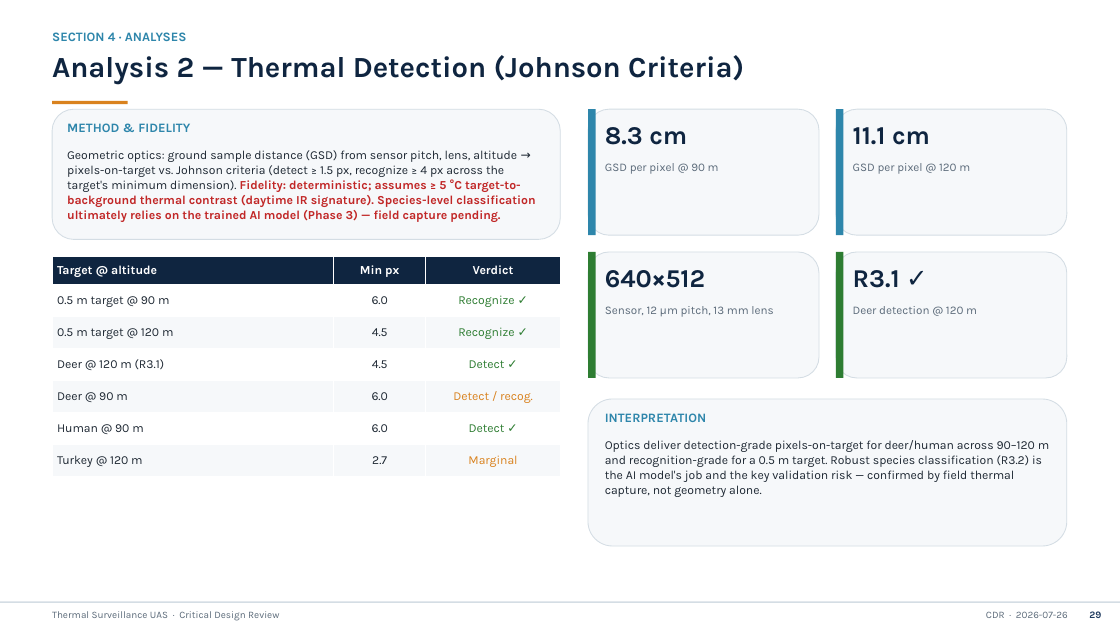
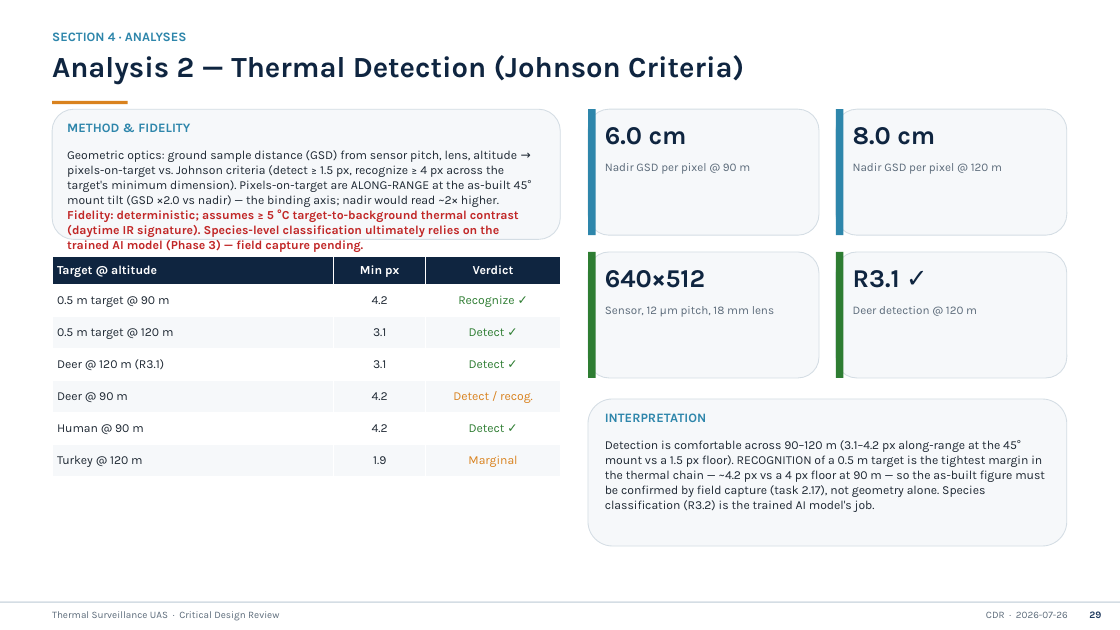
Before and after one commit to david12daniel/SurveillanceDrone, a slide deck: slide 30 of CDR_Thermal_Surveillance_Drone.pptx. Drawn at 1120x630 pixels with LibreOffice and Linux fonts; fonts in the diff are those of the drawing. Boxes give left, top, right and bottom in pixels: in the first picture for what was removed or moved away, otherwise in the second. Text is boxed around its words. In the diff, an @@ line names an element or a change of style, - is before the commit and + after.

Commit message:
Reconcile CDR deck + prep to 18mm lens / 45-deg along-range; prep doc mapped to 41-slide deck
- build_cdr.py: slide 26 camera card 13mm->18mm; slide 30 Analysis 2 now uses
  as-built geometry (nadir GSD 6.0/8.0 cm @90/120m, along-range px at 45-deg
  mount: 4.2 recognize @90m, 3.1 detect @120m) matching model.sysml
  ThermalRecognitionCheck/DetectionCheck; method + interpretation text updated.
- cdr_briefing_prep.md: rewritten against physical 41-slide numbering; cost
  figure updated to ~$1,848 committed / 26% margin; open items per deck;
  R3_BHV_SBC_FAILSAFE; new slides 6/25/26/27/41 (exit assessment) covered.
- cdr_deck_verification.md: appended 2026-10-12 follow-up verification.
- Deck regenerated; verify_cdr_deck.py ALL CHECKS PASS.

```diff
--- a/CDR_Thermal_Surveillance_Drone.pptx
+++ b/CDR_Thermal_Surveillance_Drone.pptx
@@ text at (605, 127, 687, 145): text changed @@
-8.3 cm
+6.0 cm
@@ text at (853, 127, 935, 145): text changed @@
-11.1 cm
+8.0 cm
@@ text at (67, 150, 532, 237): text changed; text colour #C12727 to #1E2833; bold off @@
-Geometric optics: ground sample distance (GSD) from sensor pitch, lens, altitude → pixels-on-target vs. Johnson criteria (detect ≥ 1.5 px, recognize ≥ 4 px across the target's minimum dimension). Fidelity: deterministic; assumes ≥ 5 °C target-to-background thermal contrast (daytime IR signature). Species-level classification ultimately relies on the trained AI model (Phase 3) — field capture pending.
+Geometric optics: ground sample distance (GSD) from sensor pitch, lens, altitude → pixels-on-target vs. Johnson criteria (detect ≥ 1.5 px, recognize ≥ 4 px across the target's minimum dimension). Pixels-on-target are ALONG-RANGE at the as-built 45° mount tilt (GSD ×2.0 vs nadir) — the binding axis; nadir would read ~2× higher. Fidelity: deterministic; assumes ≥ 5 °C target-to-background thermal contrast (daytime IR signature). Species-level classification ultimately relies on the trained AI model (Phase 3) — field capture pending.
@@ text at (605, 163, 750, 174): text changed @@
-GSD per pixel @ 90 m
+Nadir GSD per pixel @ 90 m
@@ text at (853, 163, 1002, 174): text changed @@
-GSD per pixel @ 120 m
+Nadir GSD per pixel @ 120 m
@@ table at (52, 256, 560, 476) @@
-row 2, column 2: 6.0
+row 2, column 2: 4.2
-row 3, column 2: 4.5
+row 3, column 2: 3.1
-row 3, column 3: Recognize ✓
+row 3, column 3: Detect ✓
-row 4, column 2: 4.5
+row 4, column 2: 3.1
-row 5, column 2: 6.0
+row 5, column 2: 4.2
-row 6, column 2: 6.0
+row 6, column 2: 4.2
-row 7, column 2: 2.7
+row 7, column 2: 1.9
@@ text at (605, 306, 774, 317): text changed @@
-Sensor, 12 µm pitch, 13 mm lens
+Sensor, 12 µm pitch, 18 mm lens
@@ text at (605, 440, 1045, 512): text changed @@
-Optics deliver detection-grade pixels-on-target for deer/human across 90–120 m and recognition-grade for a 0.5 m target. Robust species classification (R3.2) is the AI model's job and the key validation risk — confirmed by field thermal capture, not geometry alone.
+Detection is comfortable across 90–120 m (3.1–4.2 px along-range at the 45° mount vs a 1.5 px floor). RECOGNITION of a 0.5 m target is the tightest margin in the thermal chain — ~4.2 px vs a 4 px floor at 90 m — so the as-built figure must be confirmed by field capture (task 2.17), not geometry alone. Species classification (R3.2) is the trained AI model's job.
```
Also in this commit, not shown: 1 other slide changed, 3 other files.
